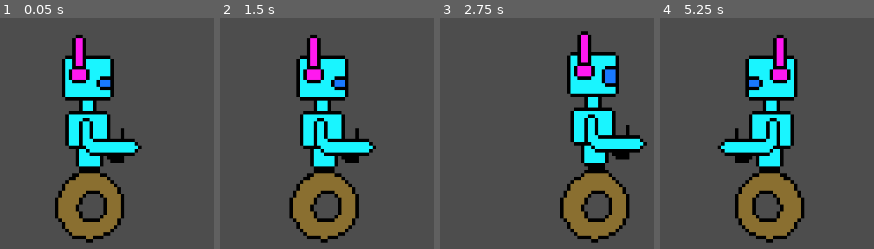
Above: before the commit, frames 1-4 (left to right).
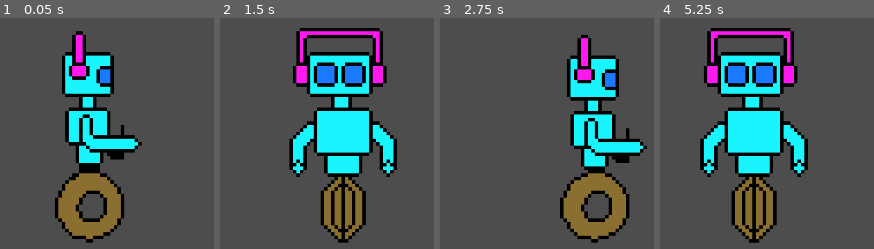
Above: after the commit, the same moments.

Repository: altherius12/Demo-2D-videogame
Game: Godot game, scene res://Scenes/game.tscn
Two runs of this game, one before a commit and one after it. Both use one fixed random seed, a clock stepped at 60 frames per second and the inputs below.
Inputs:
- Up to frame 1 (0.05 s): no input
- Up to frame 2 (1.5 s): hold D (move_right) 0.53-1.28 s; hold S (move_down) from 1.28 s (still down)
- Up to frame 3 (2.75 s): release S (move_down) at 2.03 s; hold D (move_right) from 2.03 s (still down)
- Up to frame 4 (5.25 s): release D (move_right) at 3.53 s; hold A (move_left) 3.53-5.03 s; hold S (move_down) from 5.03 s (still down)

The runs differ from the first frame. In frame 1, 5.2% of the frame differs, in the area x 28-67%, y 5-65%; in frame 2, 26%, in the area x 32-83%, y 4-98%; in frame 3, 5.1%; in frame 4, 26%.

Commit message:
Add S key support and sync idle_forehead animation

Diff:
--- a/Scenes/player.tscn
+++ b/Scenes/player.tscn
@@ -3,6 +3,39 @@
 [ext_resource type="Script" uid="uid://2pb78gldd4gp" path="res://Scenes/scripts/player.gd" id="1_cvnsp"]
 [ext_resource type="Texture2D" uid="uid://cys8b0u2davj3" path="res://Main_Robot_01.png" id="2_cvnsp"]
 [ext_resource type="Texture2D" uid="uid://kbidugvc23xd" path="res://Animation main/Main_Robot_Quiet.png" id="3_quiet"]
+[ext_resource type="Texture2D" uid="uid://dktyl8mgi1y60" path="res://Animation main/Main_Robot_Forehead.png" id="4_forehead"]
+
+[sub_resource type="AtlasTexture" id="AtlasTexture_fh_0"]
+atlas = ExtResource("4_forehead")
+region = Rect2(0, 0, 64, 64)
+
+[sub_resource type="AtlasTexture" id="AtlasTexture_fh_1"]
+atlas = ExtResource("4_forehead")
+region = Rect2(64, 0, 64, 64)
+
+[sub_resource type="AtlasTexture" id="AtlasTexture_fh_2"]
+atlas = ExtResource("4_forehead")
+region = Rect2(128, 0, 64, 64)
+
+[sub_resource type="AtlasTexture" id="AtlasTexture_fh_3"]
+atlas = ExtResource("4_forehead")
+region = Rect2(0, 64, 64, 64)
+
+[sub_resource type="AtlasTexture" id="AtlasTexture_fh_4"]
+atlas = ExtResource("4_forehead")
+region = Rect2(64, 64, 64, 64)
+
+[sub_resource type="AtlasTexture" id="AtlasTexture_fh_5"]
+atlas = ExtResource("4_forehead")
+region = Rect2(128, 64, 64, 64)
+
+[sub_resource type="AtlasTexture" id="AtlasTexture_fh_6"]
+atlas = ExtResource("4_forehead")
+region = Rect2(0, 128, 64, 64)
+
+[sub_resource type="AtlasTexture" id="AtlasTexture_fh_7"]
+atlas = ExtResource("4_forehead")
+region = Rect2(64, 128, 64, 64)
 
 [sub_resource type="AtlasTexture" id="AtlasTexture_ypfnu"]
 atlas = ExtResource("3_quiet")
@@ -163,6 +196,35 @@
 }, {
 "frames": [{
 "duration": 1.0,
+"texture": SubResource("AtlasTexture_fh_0")
+}, {
+"duration": 1.0,
+"texture": SubResource("AtlasTexture_fh_1")
+}, {
+"duration": 1.0,
+"texture": SubResource("AtlasTexture_fh_2")
+}, {
+"duration": 1.0,
+"texture": SubResource("AtlasTexture_fh_3")
+}, {
+"duration": 1.0,
+"texture": SubResource("AtlasTexture_fh_4")
+}, {
+"duration": 1.0,
+"texture": SubResource("AtlasTexture_fh_5")
+}, {
+"duration": 1.0,
+"texture": SubResource("AtlasTexture_fh_6")
+}, {
+"duration": 1.0,
+"texture": SubResource("AtlasTexture_fh_7")
+}],
+"loop": true,
+"name": &"idle_forehead",
+"speed": 9.0
+}, {
+"frames": [{
+"duration": 1.0,
 "texture": SubResource("AtlasTexture_6t5aa")
 }, {
 "duration": 1.0,
@@ -245,7 +307,7 @@
 }],
 "loop": true,
 "name": &"new_animation",
-"speed": 12.0
+"speed": 9.0
 }]
 
 [sub_resource type="CapsuleShape2D" id="CapsuleShape2D_y6uwr"]
@@ -257,9 +319,8 @@
 [node name="AnimatedSprite2D" type="AnimatedSprite2D" parent="." unique_id=1489960790]
 position = Vector2(3, -32)
 sprite_frames = SubResource("SpriteFrames_vfarp")
-animation = &"Idle_stay"
+animation = &"new_animation"
 autoplay = "Idle_stay"
-frame_progress = 0.5943664
 
 [node name="CollisionShape2D" type="CollisionShape2D" parent="." unique_id=232587328]
 position = Vector2(0, -25)
--- a/Scenes/scripts/player.gd
+++ b/Scenes/scripts/player.gd
@@ -1,11 +1,15 @@
 extends CharacterBody2D
+
 @export var speed: float = 150.0
 @export var max_walk_frames: int = 4
 @export var walk_animation: StringName = &"new_animation"
 @export var idle_animation: StringName = &"Idle_stay"
+@export var forehead_animation: StringName = &"idle_forehead"
+
 @onready var animated_sprite: AnimatedSprite2D = $AnimatedSprite2D
 
 var _is_resetting_frame: bool = false
+var _is_looking_front: bool = false
 
 func _ready() -> void:
 	if animated_sprite:
@@ -14,18 +18,41 @@
 		_play_idle()
 
 func _physics_process(_delta: float) -> void:
+	var pressing_s := Input.is_action_pressed("move_down") or Input.is_physical_key_pressed(KEY_S)
 	var direction := Input.get_axis("move_left", "move_right")
 
-	if direction != 0.0:
+	if pressing_s:
+		# Al pulsar la tecla S, el robot se detiene y mira de frente (idle_forehead)
+		_is_looking_front = true
+		velocity.x = 0.0
+		if animated_sprite:
+			animated_sprite.flip_h = false
+			_play_forehead()
+	elif direction != 0.0:
+		# Al moverse con A o D, deja de mirar de frente y camina hacia los lados
+		_is_looking_front = false
 		velocity.x = direction * speed
 		if animated_sprite:
 			animated_sprite.flip_h = direction < 0.0
 			_play_walk()
 	else:
+		# Detenido: mantiene idle_forehead si se pulsó S, o Idle_stay si venía caminando
 		velocity.x = 0.0
-		_play_idle()
+		if _is_looking_front:
+			_play_forehead()
+		else:
+			_play_idle()
 
 	move_and_slide()
+
+func _play_forehead() -> void:
+	if not animated_sprite or not animated_sprite.sprite_frames:
+		return
+
+	var anim_to_play := _get_forehead_animation_name()
+	if anim_to_play != &"":
+		if not animated_sprite.is_playing() or animated_sprite.animation != anim_to_play:
+			animated_sprite.play(anim_to_play)
 
 func _play_walk() -> void:
 	if not animated_sprite or not animated_sprite.sprite_frames:
@@ -50,6 +77,24 @@
 		if animated_sprite.is_playing():
 			animated_sprite.stop()
 		animated_sprite.frame = 0
+
+func _get_forehead_animation_name() -> StringName:
+	if not animated_sprite or not animated_sprite.sprite_frames:
+		return &""
+
+	if animated_sprite.sprite_frames.has_animation(forehead_animation) \
+	and animated_sprite.sprite_frames.get_frame_count(forehead_animation) > 0:
+		return forehead_animation
+
+	if animated_sprite.sprite_frames.has_animation(&"idle_forehead") \
+	and animated_sprite.sprite_frames.get_frame_count(&"idle_forehead") > 0:
+		return &"idle_forehead"
+
+	for anim in animated_sprite.sprite_frames.get_animation_names():
+		if "forehead" in anim.to_lower() and animated_sprite.sprite_frames.get_frame_count(anim) > 0:
+			return anim
+
+	return &""
 
 func _get_idle_animation_name() -> StringName:
 	if not animated_sprite or not animated_sprite.sprite_frames:
Binary file added: Animation main/Main_Robot_Forehead.png
Not shown, added: Animation main/Main_Robot_Forehead.png.import
